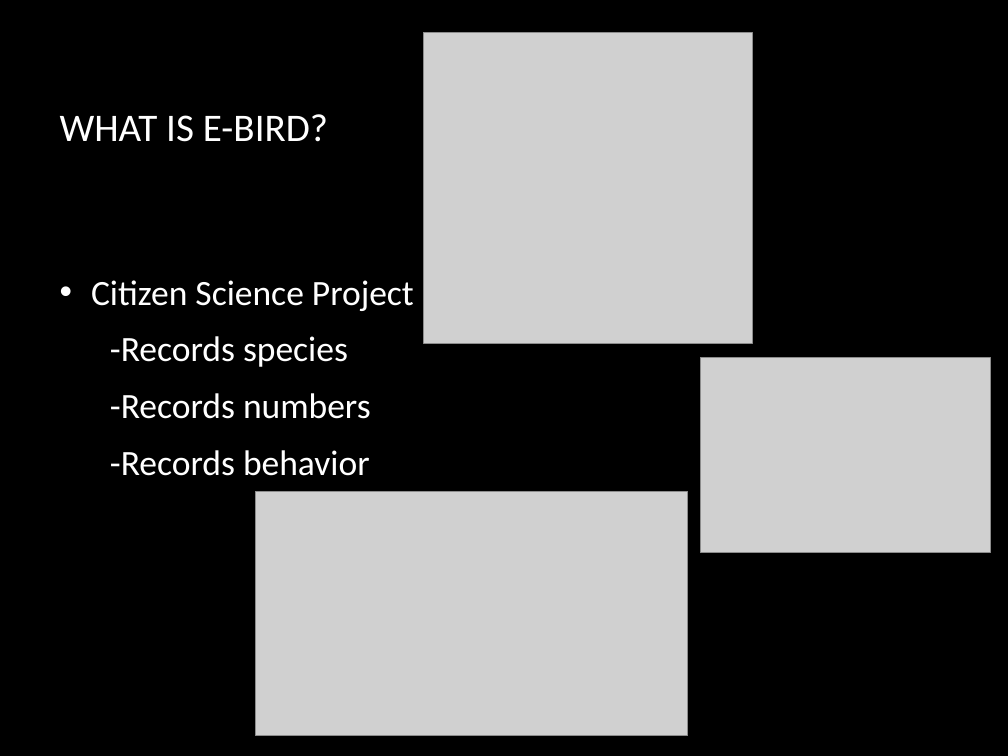
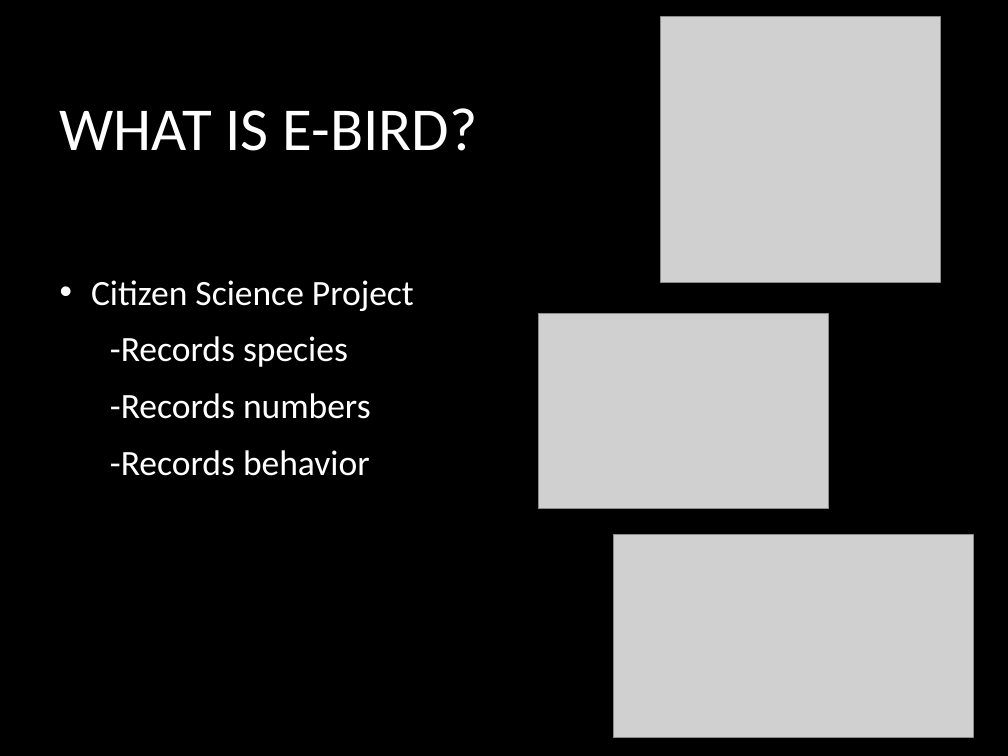
Before and after one commit to qrprat77/https---github.com-qrprat77-Biology_project, a slide deck: slide 5 of Resource/Bio_Presentation.pptx (slide 4 before the commit). Drawn at 1008x756 pixels with LibreOffice and Linux fonts; fonts in the diff are those of the drawing; grey boxes stand for pictures; background and template pictures are left out. Boxes give left, top, right and bottom in pixels: in the first picture for what was removed or moved away, otherwise in the second. Text is boxed around its words. In the diff, an @@ line names an element or a change of style, - is before the commit and + after.

```diff
--- a/Resource/Bio_Presentation.pptx
+++ b/Resource/Bio_Presentation.pptx
@@ picture: place and size @@
-picture at <box>424,32,753,344</box>
+picture at <box>660,16,940,283</box>
@@ title "WHAT IS E-BIRD?" at <box>60,108,478,151</box>: size 30.9 to 48 pt @@
@@ picture: place and size @@
-picture at <box>701,358,991,552</box>
+picture at <box>539,314,829,509</box>
@@ picture: place and size @@
-picture at <box>255,491,688,735</box>
+picture at <box>613,534,973,737</box>
```
Also in this commit, not shown: 8 other slides changed.
